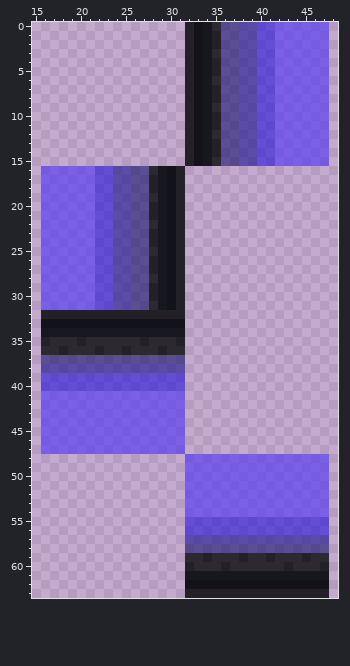
One commit to this pixel-art sprite: Resources/Textures/Structures/Windows/xenoborg.rsi/xenoborg4.png. This is how it looked before the edit.
The file is 64x64 pixels. Shown: x 15..48, y 0..63.
Now the later version:
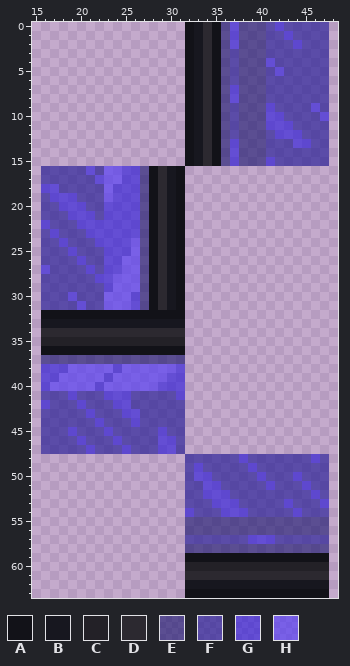
Palette (. is transparent): A #121218  B #17171f  C #232127  D #2c2930  E #110e6996  F #120b8f96  G #210dd996  H #452dfa96
Diff:
Changed rows in their new state; - is an unchanged pixel.
first column x 16:
 0 ----------------ABDA-GEEEFGFFFFF
 1 ----------------ABDA-GEEEFFGFFFF
 2 ----------------ABDA-GEEEFFFGFFF
 3 ----------------ABDA-FEEEFFFFFFF
 4 ----------------ABDA-FEEE-FFFFFF
 5 ----------------ABDA-FEEEFGFFFFF
 6 ----------------ABDA-FEEEFFFFFFF
 7 ----------------ABDA-GEEEFFFFFFF
 8 ----------------ABDA-GEEEFFFFFFF
 9 ----------------ABDA-FEEE-FFFFGF
10 ----------------ABDA-FEEE-GFFFFG
11 ----------------ABDA-FEEE-GGFFFF
12 ----------------ABDA-FEEEFGGGFFF
13 ----------------ABDA-GEEEFFFGGFF
14 ----------------ABDA-GEEEFFFFFFF
15 ----------------ABDA-GEEE-FFFFFF
16 FFFFFGFHHGG-ADBA----------------
17 FFFFFF-HHGG-ADBA----------------
18 GGFFFFFHGGG-ADBA----------------
19 FGGGFFFHGGG-ADBA----------------
20 FFGGGFF-GGG-ADBA----------------
21 FFFGGGF-GGG-ADBA----------------
22 GFFFGG--GGG-ADBA----------------
23 FGFFFG--GGG-ADBA----------------
24 FFGFFF--GGH-ADBA----------------
25 FFFGFFF-GGH-ADBA----------------
26 FFFFGFF-GHH-ADBA----------------
27 GFFFFGF-GHH-ADBA----------------
28 FFFFFF--HHH-ADBA----------------
29 FFFFFFF-HHH-ADBA----------------
30 FFFGFFFHHHG-ADBA----------------
31 FFFFGFFHHHG-ADBA----------------
32 AAAAAAAAAAAAAAAA----------------
33 BBBBBBBBBBBBBBBB----------------
34 DDDDDDDDDDDDDDDD----------------
35 -CCC-CCCCCC-CCC-----------------
36 AAAAAAAAAAAAAAAA----------------
38 GGGHHHHHGHHHHHHG----------------
39 --HHHHH-HHHHHH------------------
40 -HHHHH-HHHHHH-------------------
41 FFFGFFFGGGFFFFFG----------------
42 GFFFGFFFGGFFFFFF----------------
43 FFFFFGFFFGGFFFFF----------------
44 FFFFFFGFFFGFFFFF----------------
45 FFFGFFFGFFFFFGFF----------------
46 FFFFGFFFGFFFFGGF----------------
47 FFFFFGFFFGFFFGGF----------------
48 ----------------FFFFFFGFFFFFFFGF
49 ----------------FGFFFFFGFFFFFFFF
50 ----------------FGGFFFFFGFFFGFFF
51 ----------------FFGGFFFFFGFFFGFF
52 ----------------FFGGGFFFFFFFFFGF
53 ----------------FFFGGGFFFFFGFFFG
54 ----------------GFFFGGGFFFFFGFFF
55 ----------------EEEEEEEEEEEEEEEE
56 ----------------EEEEEEEEEEEEEEEE
57 -----------------------GGG------
59 ----------------AAAAAAAAAAAAAAAA
60 -----------------CCC-CCCCCC-CCC-
61 ----------------DDDDDDDDDDDDDDDD
62 ----------------BBBBBBBBBBBBBBBB
63 ----------------AAAAAAAAAAAAAAAA
Boxes around the changes in both pictures, in picture pixels (x1, y1, x2, y2):
changed: (41, 22, 329, 598)
